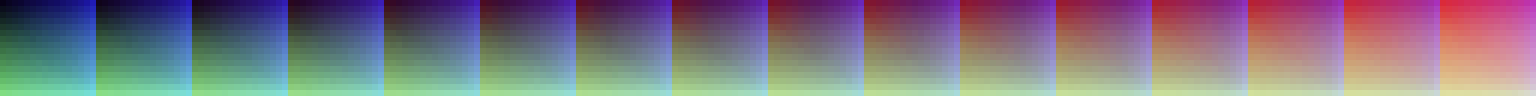
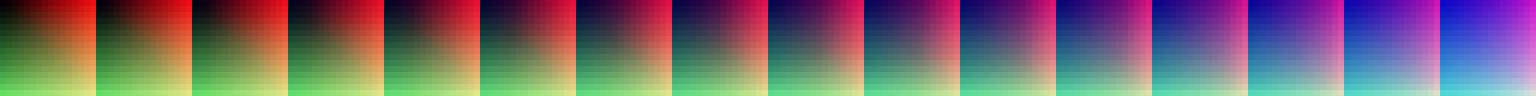
Layered file, before and after one edit (1536 x 96). Changes by layer:
added layer "Фон" over [0, 0, 1536, 96]
